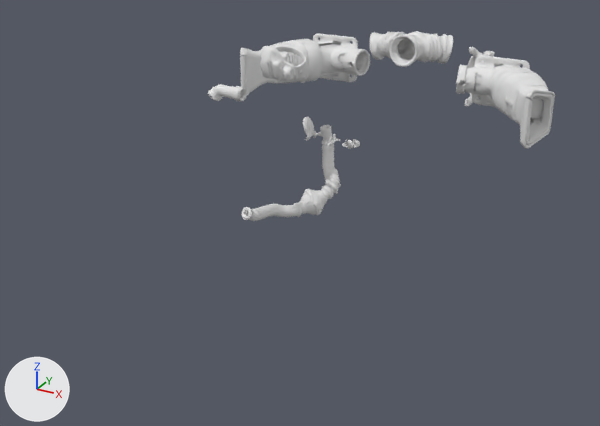
An edit to the glTF model .local/petka-models/merged/intake.glb, drawn before and after from the same camera.
Before and after are seen from a 50 mm camera at (0.97, -1.179, 1.134) aimed at (0.009, 0.569, 0.26). Arrows for +X, +Y and +Z are at lower left; the lights stay in place. The picture after the commit comes second.

Names of what the first picture shows: 'tripo_part_0', 'tripo_part_0_R', 'tripo_part_1', 'tripo_part_3', 'tripo_part_4', 'tripo_part_5', 'tripo_part_6', 'tripo_part_7', 'tripo_part_8' and 3 more.
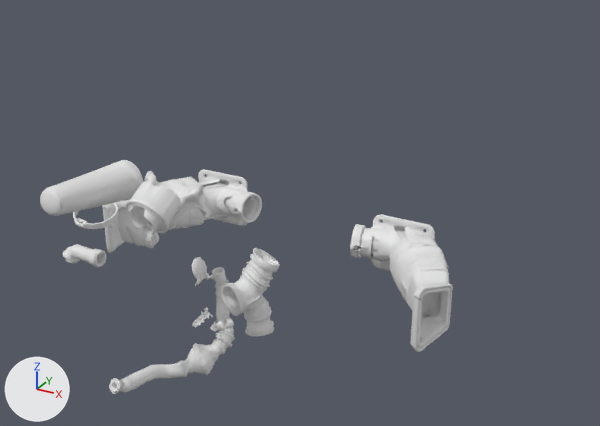
ob_pm_105_020 is not drawn itself; it is the parent of ob_pm_105_020_001.

Location of each change, [x1, y1, x2, y2] in pixels of the pictures (600 x 426 px):
'tripo_part_0', moved, rescaled (46% taller): before [456, 55, 555, 149]; after [350, 214, 453, 352]
'tripo_part_0_R', moved, rescaled (23% wider, 35% taller): before [240, 33, 370, 95]; after [102, 169, 262, 253]
'tripo_part_1', moved, rescaled (26% wider, 31% taller): before [241, 117, 341, 221]; after [109, 257, 235, 394]
'tripo_part_6', moved, rescaled, turned: before [370, 31, 453, 67]; after [221, 248, 280, 336]
'tripo_part_8', moved, rescaled, turned: before [490, 65, 543, 119]; after [40, 160, 143, 216]
'tripo_part_3', moved, rescaled, turned: before [464, 47, 498, 106]; after [126, 171, 211, 235]
'tripo_part_5', moved, rescaled (14% wider, 17% taller): before [260, 46, 296, 81]; after [118, 207, 159, 248]
'tripo_part_4', moved, rescaled (10% wider, 33% taller): before [208, 84, 247, 101]; after [63, 244, 106, 267]
'tripo_part_7', moved, rescaled, turned: before [275, 46, 306, 74]; after [73, 203, 119, 229]
'tripo_part_11', moved, rescaled (38% wider, 54% taller): before [325, 134, 340, 146]; after [192, 308, 213, 327]
'tripo_part_9', moved, rescaled: before [342, 139, 354, 149]; after [210, 320, 224, 331]
'tripo_part_12', moved, rescaled: before [352, 139, 360, 148]; after [224, 319, 234, 329]

Edits to the bpy script that builds the scene:
```text
Change ob_pm_105_020:
    ob_pm_105_020.scale: (1.31, 1.31, 1.31) -> (1.0, 1.0, 1.0)
    ob_pm_105_020.location: (-0.26, 1.01, -0.06) -> (0.0, 0.0, 0.0)
Change ob_tripo_part_3:
    ob_tripo_part_3.location: (0.04, -0.18, 0.4) -> (0.00688, 0.0455, -0.0116)
    ob_tripo_part_3.rotation_euler: (-0.585, 1.571, 0.0) -> (0.491, 0.117, 0.012)  # degrees (-34, 90, 0) -> degrees (28, 6.7, 0.7)
Change ob_tripo_part_6:
    ob_tripo_part_6.location: (-0.06, -0.02, 0.45) -> (-0.0016, -0.00876, -0.0584)
    ob_tripo_part_6.rotation_euler: (-1.236, 1.703, -0.573) -> (-0.616, 0.132, -0.326)  # degrees (-71, 98, -33) -> degrees (-35, 7.6, -19)
Change ob_tripo_part_7:
    ob_tripo_part_7.location: (0.0, 0.0, 0.0) -> (-0.0509, -0.0228, 0.0)
    ob_tripo_part_7.rotation_euler: (0.0, 0.0, 0.0) -> (-0.00249, -0.18, 0.00554)  # degrees (0, 0, 0) -> degrees (-0.1, -10, 0.3)
Change ob_tripo_part_8:
    ob_tripo_part_8.location: (-0.04, -0.05, 0.4) -> (-0.00215, -0.0112, -0.00651)
    ob_tripo_part_8.rotation_euler: (-0.585, 1.571, 0.0) -> (-0.0692, -0.083, -0.0124)  # degrees (-34, 90, 0) -> degrees (-4, -4.8, -0.7)
```
